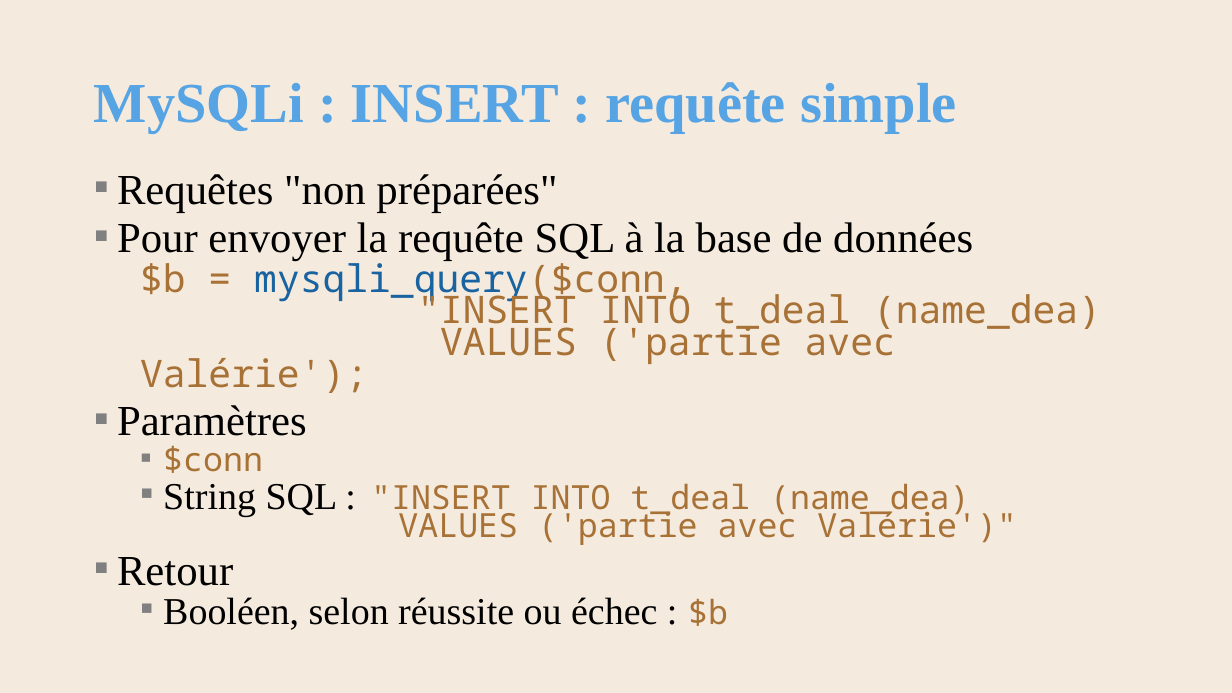
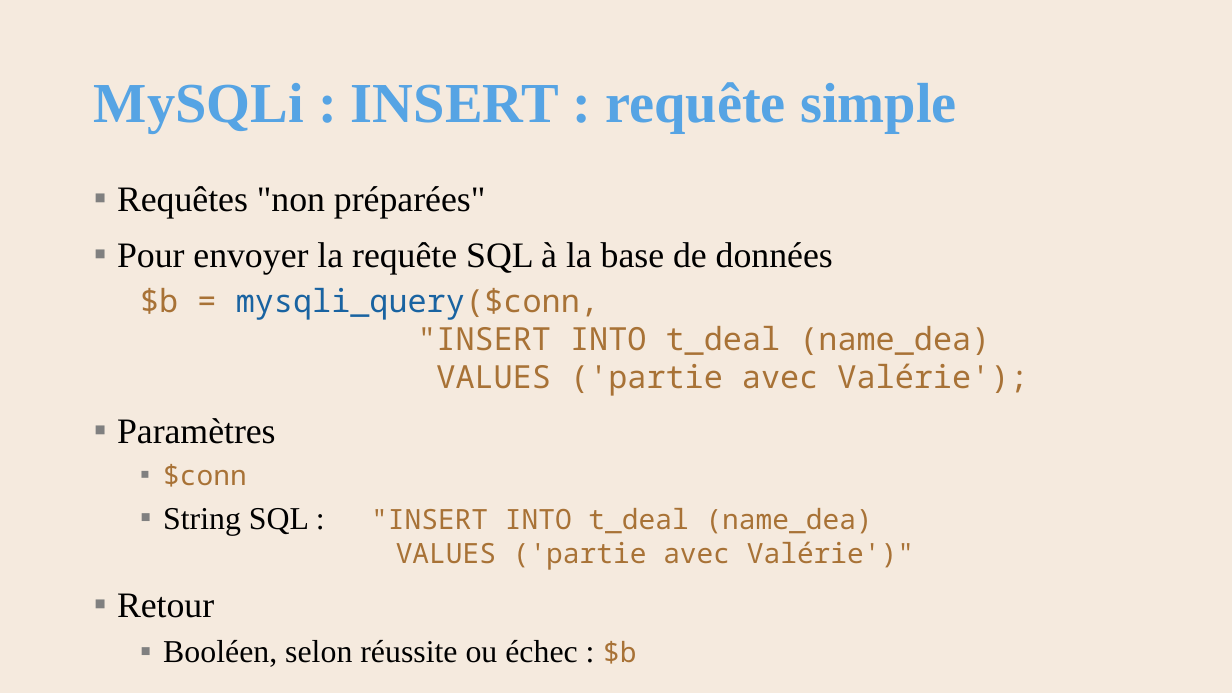
Before and after one commit to AlainWafflard/4IPW3, a slide deck: slide 35 of syllabus/24_intégration_SQL/syllabus_24_sql.pptx (slide 36 before the commit). Drawn at 1232x693 pixels with LibreOffice and Linux fonts; fonts in the diff are those of the drawing; background and template pictures are left out. Boxes give left, top, right and bottom in pixels: in the first picture for what was removed or moved away, otherwise in the second. Text is boxed around its words. In the diff, an @@ line names an element or a change of style, - is before the commit and + after.

```diff
--- a/syllabus/24_intégration_SQL/syllabus_24_sql.pptx
+++ b/syllabus/24_intégration_SQL/syllabus_24_sql.pptx
@@ text "Requêtes "non préparées"" at (117, 186, 1028, 667): size 33.3 to 27.9 pt in "Requêtes "non préparées"", "Pour envoyer la requête SQL à la ...", "Paramètres", "Retour"; size 29.6 to 24.8 pt in "$b = mysqli_query($conn, "INSERT INTO t_deal (name_dea) ...", "String SQL :", "Booléen, selon réussite ou échec :"; size 25.9 to 21.7 pt in "$conn", ""INSERT INTO t_deal (name_dea) VALUES ('partie avec ...", "$b"; line spacing 0.7 to 1 @@
```
Also in this commit, not shown: 9 other slides changed, 1 slide added, 2 slides removed, 5 other files.
